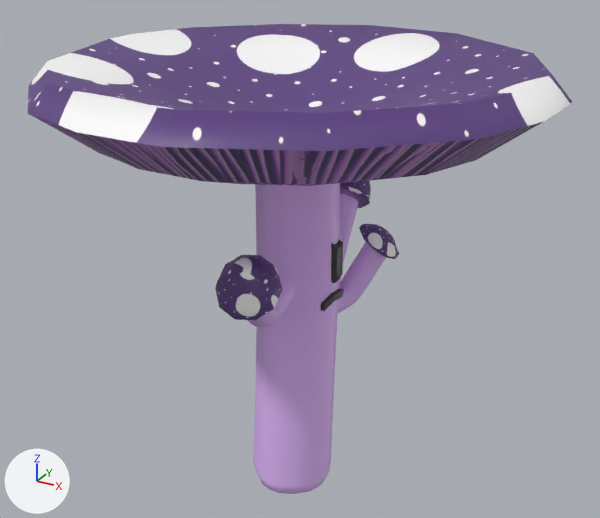
A saved change to the FBX model Assets/mayaAssets/mushroomMonsters/mushroomBoi_spawn.fbx.
The view is the same before and after, from a camera (50 mm lens) standing at (2.03, -3.58, 3.27) and looking at (-0.01, 0.14, 1.41). Lighting does not change. The marker at lower left points along +X, +Y and +Z. Where no turn or scale is listed for an object, it has been applied to the vertices.

The older version as bpy lines, for what is in view:
```python
mat_mushroombase03 = principled_material('mushroomBase03')
mat_mushroombase03.base_color = (0.782, 0.5, 1.0)  # purple #e5bcff
mat_mushroombottom03 = principled_material('mushroomBottom03')
mat_mushroombottom03.texture = img_mushroombottom_purple_png
mat_mushroomtop_spawner = principled_material('mushroomTop_spawner')
mat_mushroomtop_spawner.texture = img_mushroomtop_purple_png
me_mesh = bpy.data.meshes.new('Mesh')
me_mesh.from_pydata(...)  # 544 vertices, 518 faces; spans x -0.22..0.39, y -0.58..0.75, z 0.0..1.97
# faces by material slot: [466, 52]
me_mesh.materials.append(mat_mushroombase03)  # purple #e5bcff
me_mesh.materials.append(mat_proxyaxorr_fivefootsix_proxyaxorr_greydark)  # black #383838
me_mesh_001 = bpy.data.meshes.new('Mesh.001')
me_mesh_001.from_pydata(...)  # 326 vertices, 294 faces; spans x -1.3..1.31, y -1.28..1.28, z 1.39..2.53
me_mesh_001.materials.append(mat_mushroomtop_spawner)  # picture img_mushroomtop_purple_png
me_mesh_002 = bpy.data.meshes.new('Mesh.002')
me_mesh_002.from_pydata(...)  # 164 vertices, 108 faces; spans x -1.3..1.31, y -1.28..1.28, z 1.39..2.41
me_mesh_002.materials.append(mat_mushroombottom03)  # picture img_mushroombottom_purple_png
ob_mushroomboi_spawn = bpy.data.objects.new('mushroomBoi_spawn', me_mesh)
ob_mushroomboi_spawn.location = (0.0, 0.0, 0.0)
ob_mushroomboi_spawnercap = bpy.data.objects.new('mushroomBoi_spawnerCap', me_mesh_001)
ob_mushroomboi_spawnercap.location = (0.0, 0.074, 0.0)
ob_mushroomboi_spawnerridges = bpy.data.objects.new('mushroomBoi_spawnerRidges', me_mesh_002)
ob_mushroomboi_spawnerridges.location = (0.0, 0.074, 0.0)
```
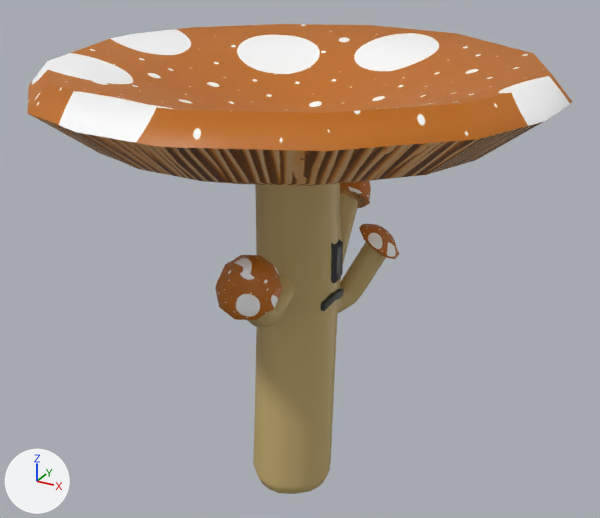
Changed parts and their boxes (x1, y1, x2, y2) in the pictures (600 x 518 px):
'mushroomBoi_spawnerCap', surface changed (purple to orange): (28, 24, 572, 320) in both
'mushroomBoi_spawn', recoloured (purple to brown): (247, 183, 386, 494) in both
'mushroomBoi_spawnerRidges', surface changed (purple to brown): (29, 114, 538, 208) in both

The edits, one by one:
Picture 'mushroomTop_orange.png' (img_mushroomtop_orange_png) is new.
Picture 'mushroomBottom_orange.png' (img_mushroombottom_orange_png) is new.
Material 'mushroomTop_spawner' (mat_mushroomtop_spawner) changes its picture from img_mushroomtop_purple_png to img_mushroomtop_orange_png.
Material 'mushroomBase03' (mat_mushroombase03) changes colour from purple #e5bcff to yellow #c9b074; in linear values from (0.782, 0.5, 1.0) to (0.581, 0.433, 0.175).
Material 'mushroomBottom03' (mat_mushroombottom03) changes its picture from img_mushroombottom_purple_png to img_mushroombottom_orange_png.
